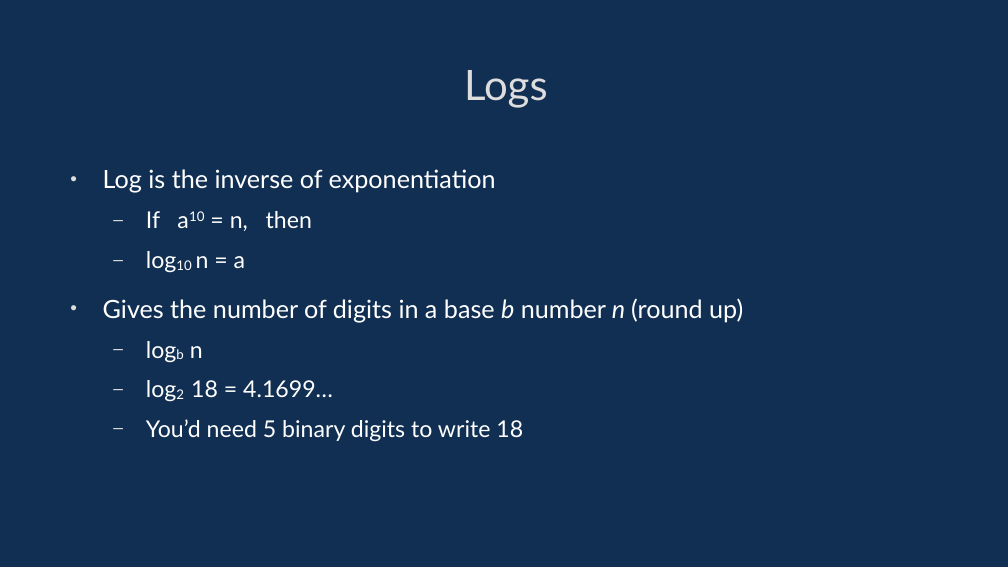
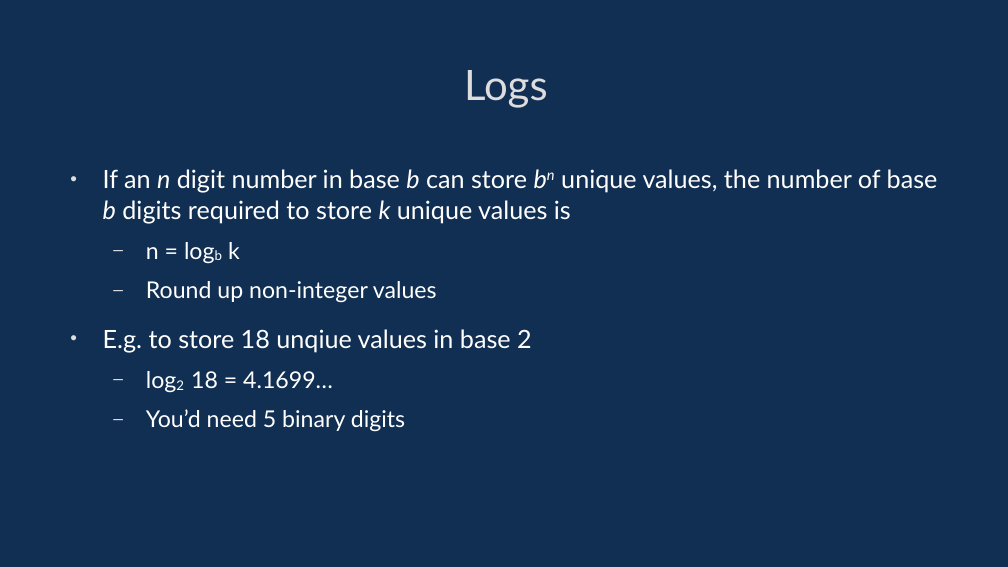
Before and after one commit to davidgundry/maths22-23, a slide deck: slide 19 of slides/maths-3-numerical-systems.odp (slide 14 before the commit). Drawn at 1008x567 pixels with LibreOffice and Linux fonts; fonts in the diff are those of the drawing. Boxes give left, top, right and bottom in pixels: in the first picture for what was removed or moved away, otherwise in the second. Text is boxed around its words. In the diff, an @@ line names an element or a change of style, - is before the commit and + after.

```diff
--- a/slides/maths-3-numerical-systems.odp
+++ b/slides/maths-3-numerical-systems.odp
@@ text at box(103, 169, 938, 352): text changed @@
-• Log is the inverse of exponentiation
-  – If a10 = n, then
-  – log10 n = a
-• Gives the number of digits in a base b number n (round up)
-  – logb n
+• If an n digit number in base b can store bn unique values, the number of base b digits required to store k unique values is
+  – n = logb k
+  – Round up non-integer values
+• E.g. to store 18 unqiue values in base 2
@@ text at box(146, 409, 405, 432): text changed @@
-  – You’d need 5 binary digits to write 18
+  – You’d need 5 binary digits
```
Also in this commit, not shown: 31 other slides changed, 8 slides added, 10 other files.
